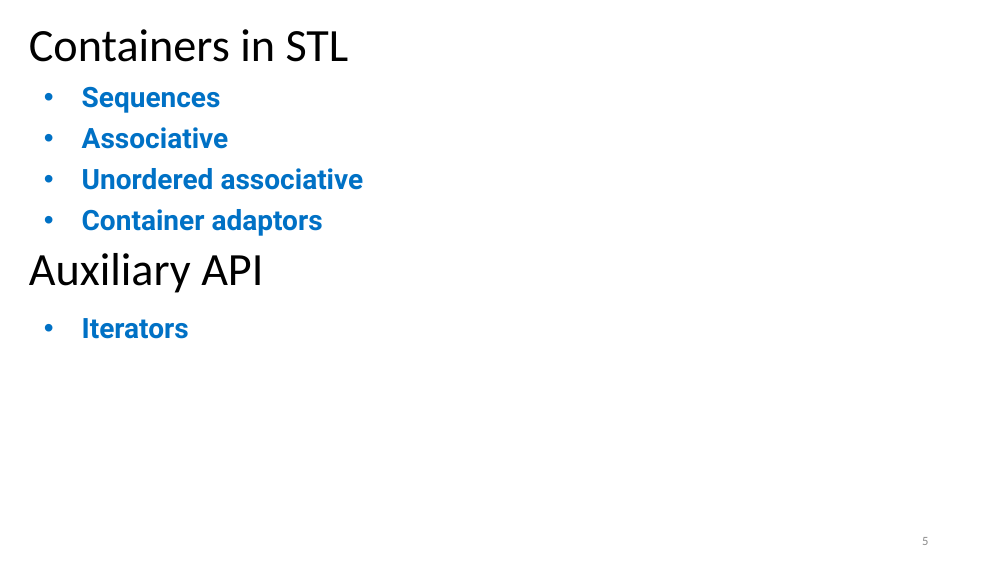
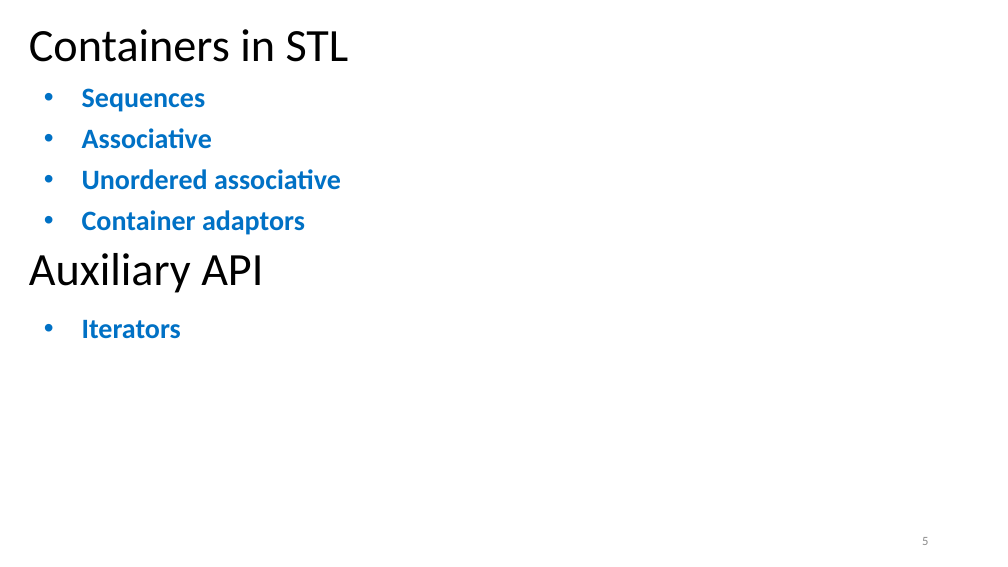
Before and after one commit to rarutyun/cpp-courses, a slide deck: slide 5 of 03_containrers_and_initialization/03_containers.pptx. Drawn at 1008x567 pixels with LibreOffice and Linux fonts; fonts in the diff are those of the drawing. Boxes give left, top, right and bottom in pixels: in the first picture for what was removed or moved away, otherwise in the second. Text is boxed around its words. In the diff, an @@ line names an element or a change of style, - is before the commit and + after.

Commit message:
Change font to Calibri

```diff
--- a/03_containrers_and_initialization/03_containers.pptx
+++ b/03_containrers_and_initialization/03_containers.pptx
@@ text "Sequences" at (82,88,341,235): font Roboto to Calibri @@
@@ text "Iterators" at (82,319,181,339): font Roboto to Calibri @@
```
Also in this commit, not shown: 19 other slides changed.
